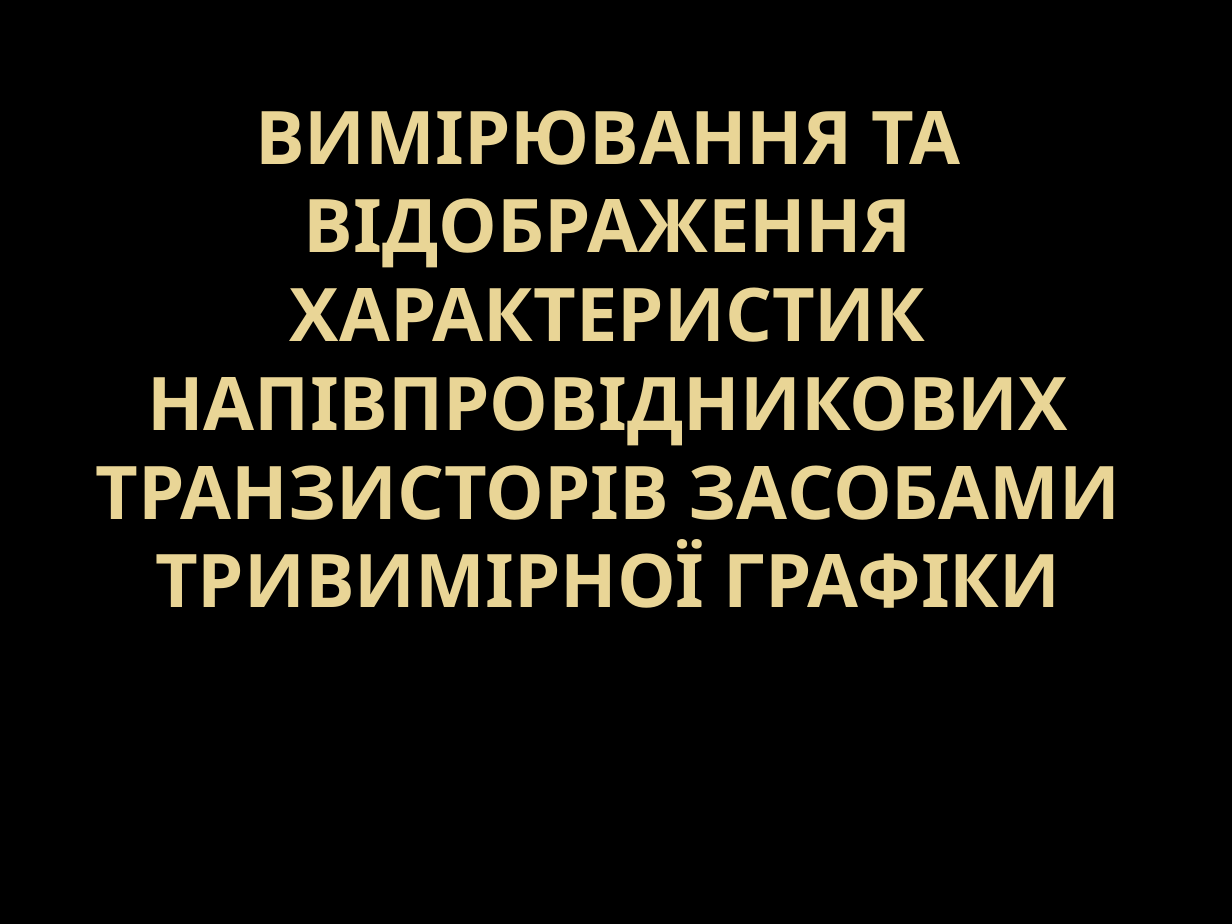
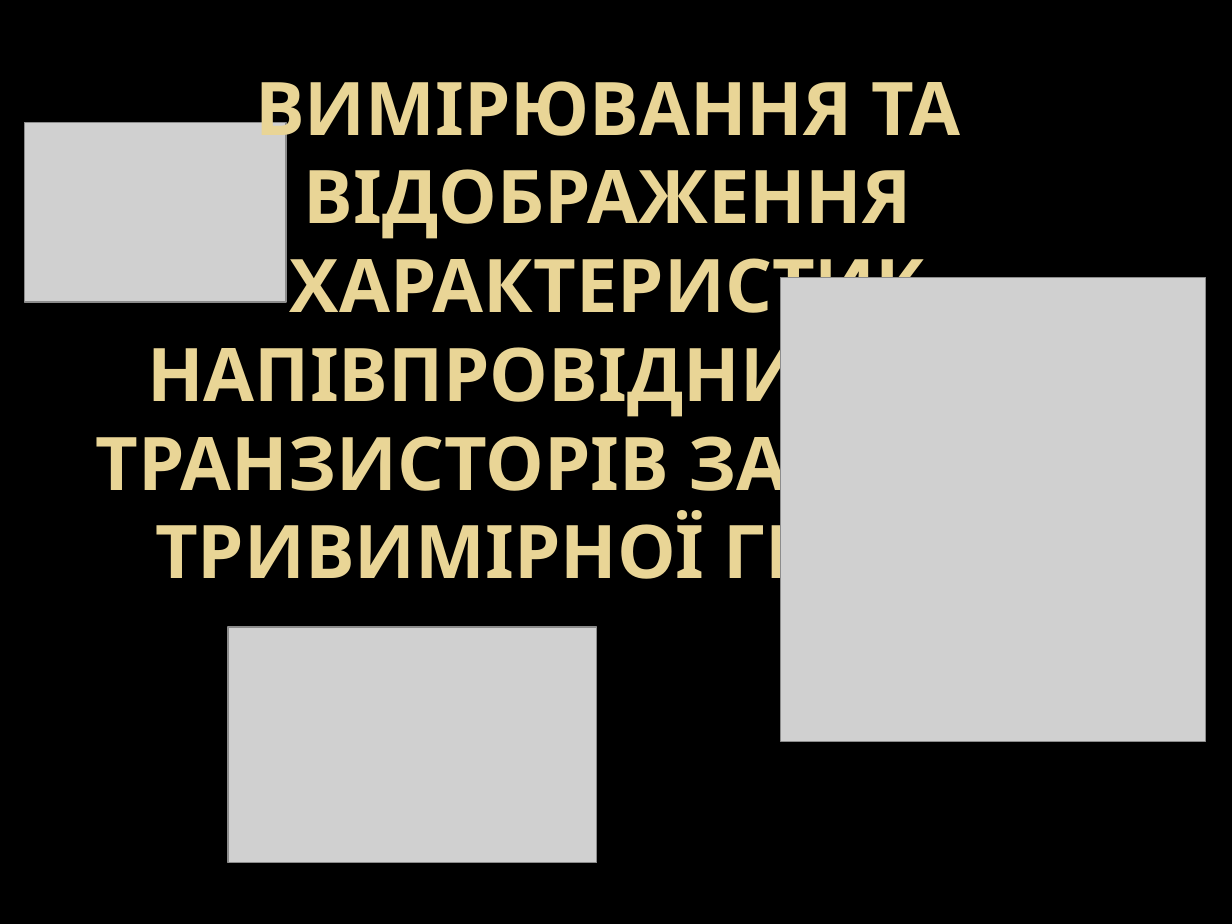
Before and after one commit to DoctorScrept/Temp, a slide deck: slide 1 of Conferece/Report1.pptx. Drawn at 1232x924 pixels with LibreOffice and Linux fonts; fonts in the diff are those of the drawing; grey boxes stand for pictures; background and template pictures are left out. Boxes give left, top, right and bottom in pixels: in the first picture for what was removed or moved away, otherwise in the second. Text is boxed around its words. In the diff, an @@ line names an element or a change of style, - is before the commit and + after.

Commit message:
Presetnation page 1 - add transistors images

```diff
--- a/Conferece/Report1.pptx
+++ b/Conferece/Report1.pptx
@@ title "ВИМІРЮВАННЯ ТА ВІДОБРАЖЕННЯ ХАРАКТЕРИСТИК НАПІВПРОВІДНИКОВИХ ..." rewrapped from (95, 110, 1120, 608) to (95, 81, 1120, 598) @@
@@ picture added at (25, 122, 287, 302) @@
@@ picture added at (781, 277, 1206, 742) @@
@@ picture added at (228, 627, 596, 864) @@
```
